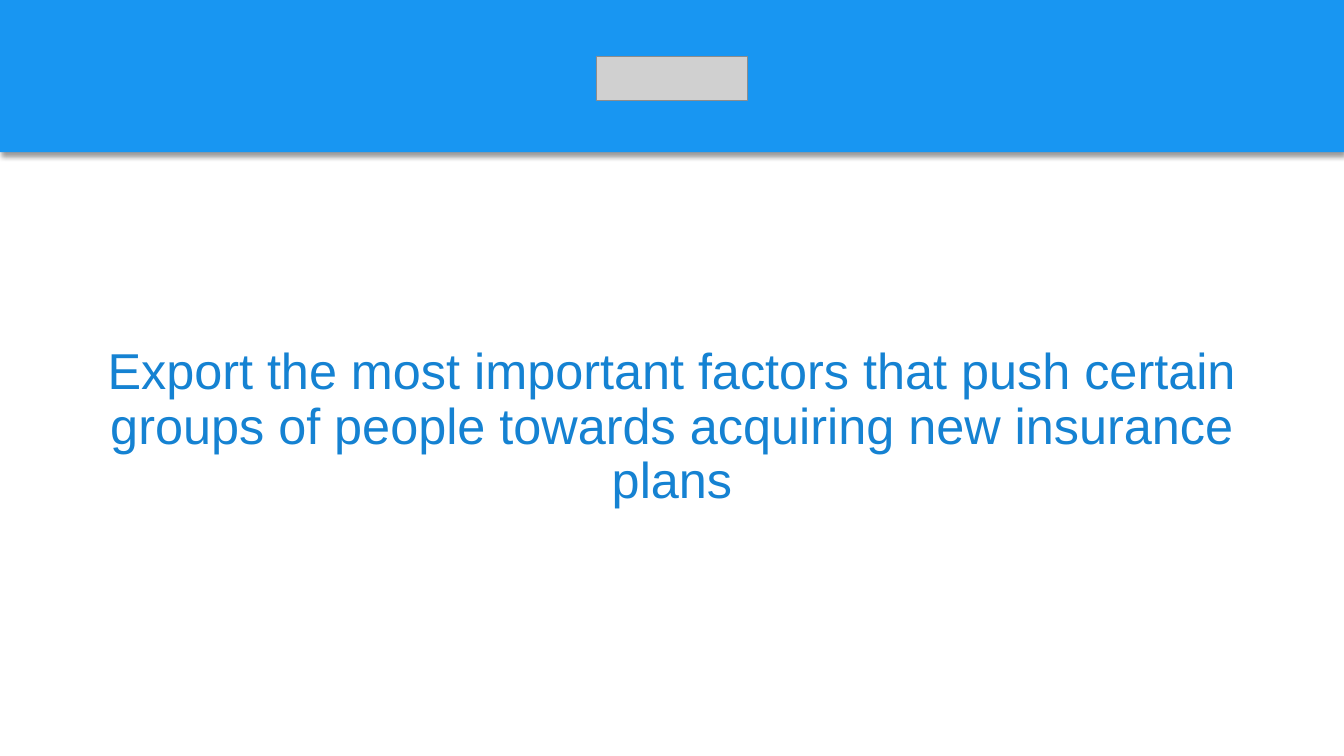
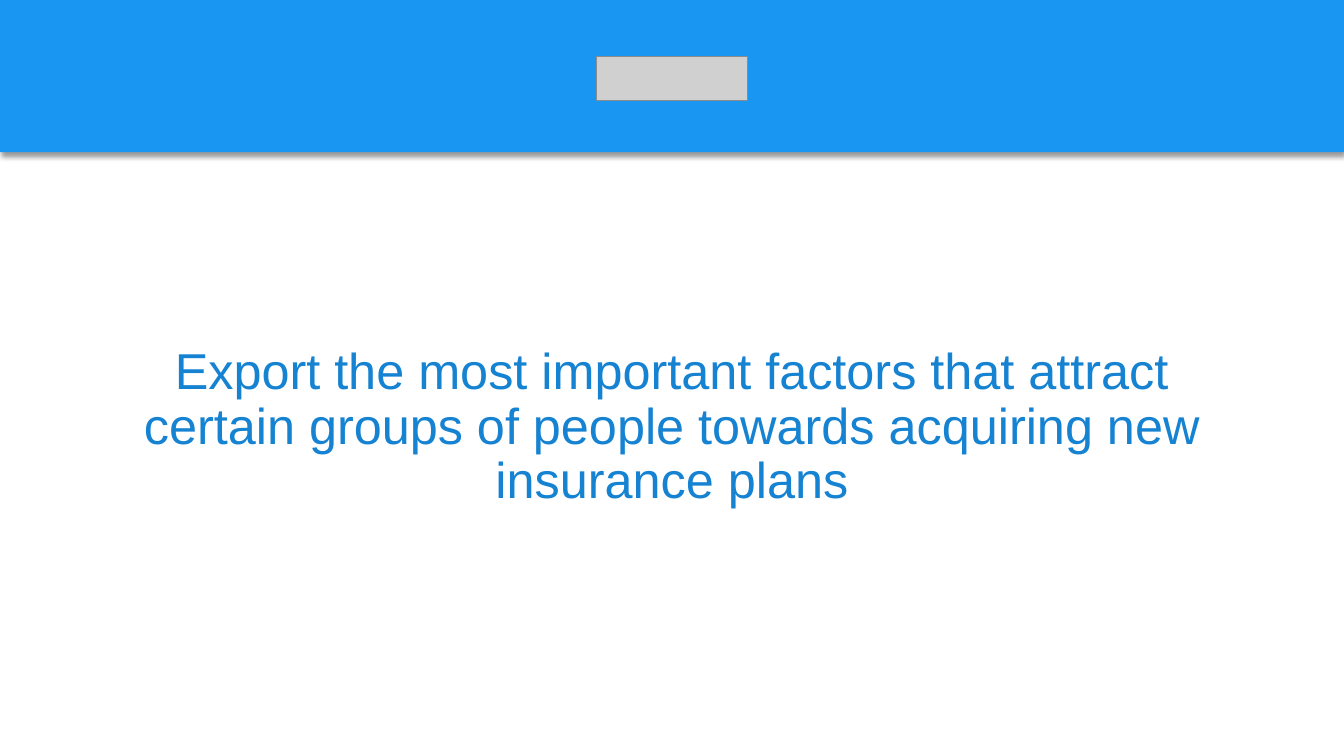
Before and after one commit to hackathon-cyinsurtech/Ali-Zavra, a slide deck: slide 11 of Documentation/advisor.pptx. Drawn at 1344x756 pixels with LibreOffice and Linux fonts; fonts in the diff are those of the drawing; grey boxes stand for pictures. Boxes give left, top, right and bottom in pixels: in the first picture for what was removed or moved away, otherwise in the second. Text is boxed around its words. In the diff, an @@ line names an element or a change of style, - is before the commit and + after.

Commit message:
Updated presentation

```diff
--- a/Documentation/advisor.pptx
+++ b/Documentation/advisor.pptx
@@ text at bbox=[144, 352, 1199, 508]: text changed @@
-Export the most important factors that push certain groups of people towards acquiring new insurance plans
+Export the most important factors that attract certain groups of people towards acquiring new insurance plans
```
Also in this commit, not shown: 1 slide added, 6 slides removed.
